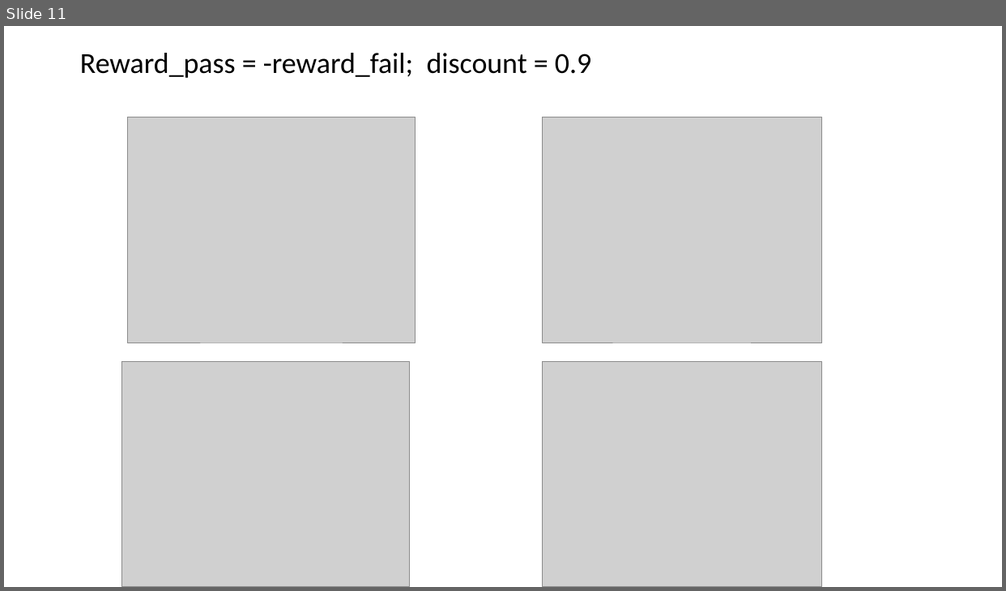
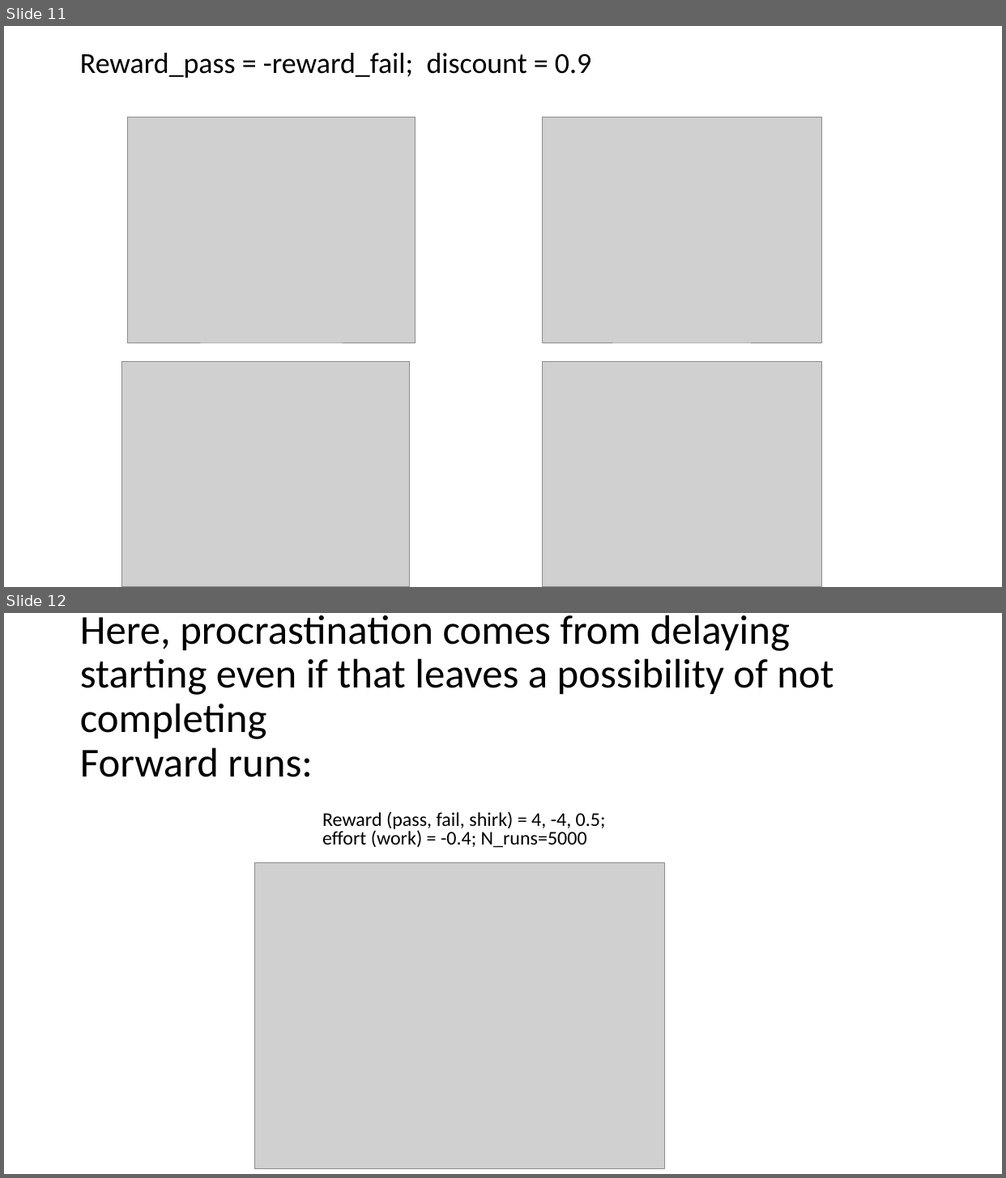
Before and after one commit to awebb-nz/procrastination_code, a slide deck: results and plots/Presentation1.pptx. Shown one above the other, each under a label of ours: slide 11 before the commit, slides 11 and 12 after it. The pictures are 1006x591 and 1006x1178 pixels, drawn with LibreOffice and Linux fonts; fonts in the diff are those of the drawing; grey boxes stand for pictures. Boxes give left, top, right and bottom in pixels: in the first picture for what was removed or moved away, otherwise in the second. Text is boxed around its words. In the diff, an @@ line names an element or a change of style, - is before the commit and + after.

Commit message:
run forward runs and find no. of completed runs

```diff
--- a/results and plots/Presentation1.pptx
+++ b/results and plots/Presentation1.pptx
@@ slide 12 added at [4, 613, 1002, 1174], background #FFFFFF @@
@@ title added at [80, 615, 833, 777], 39.6 pt, text #000000 @@
+Here, procrastination comes from delaying starting even if that leaves a possibility of not completing
+Forward runs:
@@ text added at [322, 811, 606, 848], 18.7 pt, text #000000 @@
+Reward (pass, fail, shirk) = 4, -4, 0.5; effort (work) = -0.4; N_runs=5000
@@ picture added at [255, 862, 664, 1169] @@
```
Also in this commit, not shown: 1 other file.
